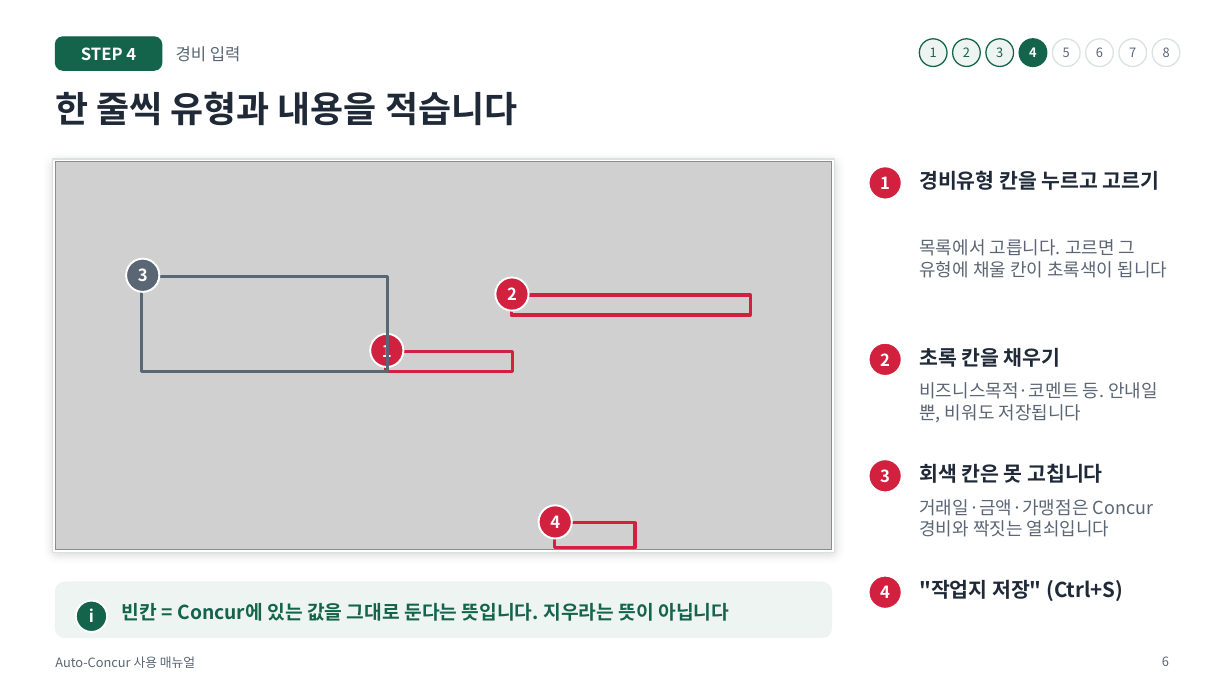
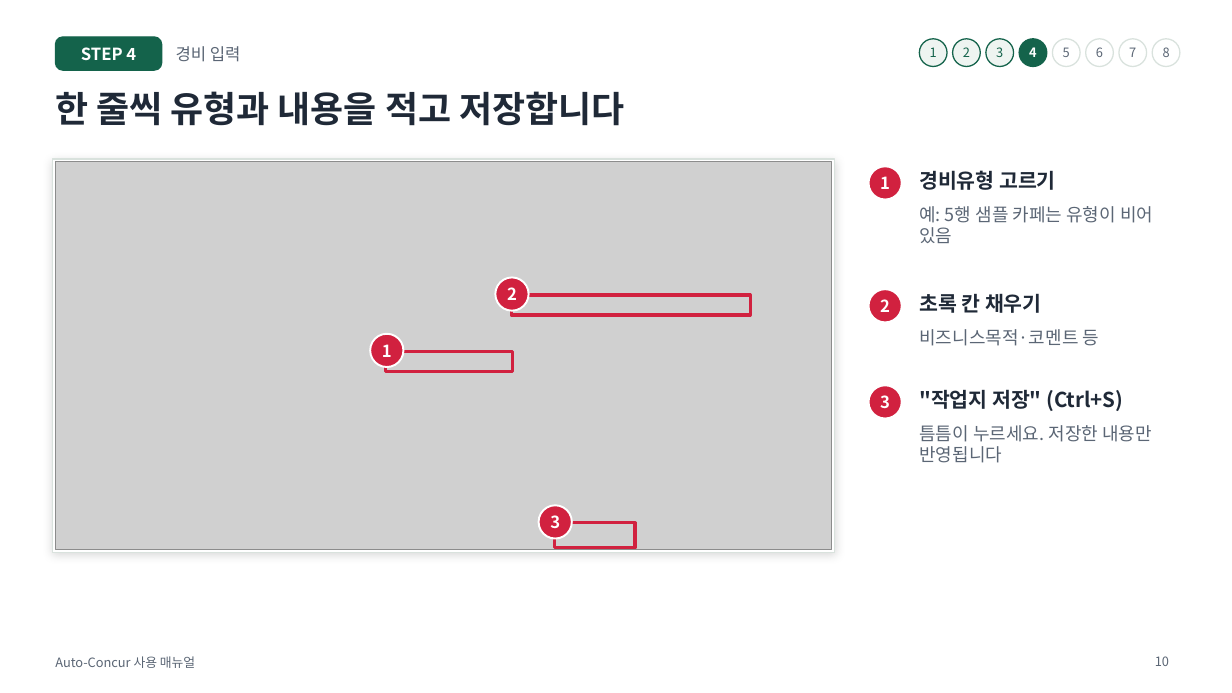
Before and after one commit to oks9924/Auto-Concur, a slide deck: slide 10 of docs/manual.pptx (slide 6 before the commit). Drawn at 1232x693 pixels with LibreOffice and Linux fonts; fonts in the diff are those of the drawing; grey boxes stand for pictures. Boxes give left, top, right and bottom in pixels: in the first picture for what was removed or moved away, otherwise in the second. Text is boxed around its words. In the diff, an @@ line names an element or a change of style, - is before the commit and + after.

```diff
--- a/docs/manual.pptx
+++ b/docs/manual.pptx
@@ title at <box>55,91,624,126</box>: text changed @@
-한 줄씩 유형과 내용을 적습니다
+한 줄씩 유형과 내용을 적고 저장합니다
@@ text at <box>919,170,1056,190</box>: text changed @@
-경비유형 칸을 누르고 고르기
+경비유형 고르기
@@ text added at <box>919,206,1153,243</box>, 14 pt, text #5B6675 @@
+예: 5행 샘플 카페는 유형이 비어 있음
@@ text removed at <box>919,239,1168,278</box> @@
-목록에서 고릅니다. 고르면 그 유형에 채울 칸이 초록색이 됩니다
@@ ellipse removed at <box>126,259,159,292</box> @@
@@ rectangle removed at <box>141,276,387,372</box> @@
@@ text "2": place and size @@
-text "2" at <box>880,353,890,366</box>
+text "2" at <box>880,299,890,312</box>
@@ ellipse: place and size @@
-ellipse at <box>869,459,902,493</box>
+ellipse at <box>869,289,902,323</box>
@@ text at <box>919,293,1042,313</box>: text changed @@
-초록 칸을 채우기
+초록 칸 채우기
@@ text added at <box>919,329,1100,346</box>, 14 pt, text #5B6675 @@
+비즈니스목적·코멘트 등
@@ text "3": place and size @@
-text "3" at <box>880,469,890,483</box>
+text "3" at <box>880,395,890,409</box>
@@ ellipse: place and size @@
-ellipse at <box>869,343,902,376</box>
+ellipse at <box>869,385,902,419</box>
@@ text at <box>919,389,1123,411</box>: text changed; size 14 to 16 pt; text colour #5B6675 to #1F2937; bold on @@
-비즈니스목적·코멘트 등. 안내일 뿐, 비워도 저장됩니다
+"작업지 저장" (Ctrl+S)
@@ text added at <box>919,425,1152,463</box>, 14 pt, text #5B6675 @@
+틈틈이 누르세요. 저장한 내용만 반영됩니다
@@ text removed at <box>919,463,1102,483</box> @@
-회색 칸은 못 고칩니다
@@ text "3": place and size @@
-text "3" at <box>138,268,148,281</box>
+text "3" at <box>550,515,560,528</box>
@@ text removed at <box>919,499,1153,537</box> @@
-거래일·금액·가맹점은 Concur 경비와 짝짓는 열쇠입니다
@@ text removed at <box>550,515,560,528</box> @@
-4
@@ rounded rectangle removed at <box>55,582,832,638</box> @@
@@ ellipse removed at <box>869,576,902,609</box> @@
@@ text removed at <box>880,585,890,598</box> @@
-4
@@ text removed at <box>919,579,1123,601</box> @@
-"작업지 저장" (Ctrl+S)
@@ ellipse removed at <box>76,601,107,632</box> @@
@@ text removed at <box>89,608,94,622</box> @@
-i
@@ text removed at <box>122,603,729,621</box> @@
-빈칸 = Concur에 있는 값을 그대로 둔다는 뜻입니다. 지우라는 뜻이 아닙니다
@@ page number at <box>1155,656,1169,666</box>: text changed @@
-6
+10
```
Also in this commit, not shown: 15 other slides changed, 9 slides added, 11 other files.
